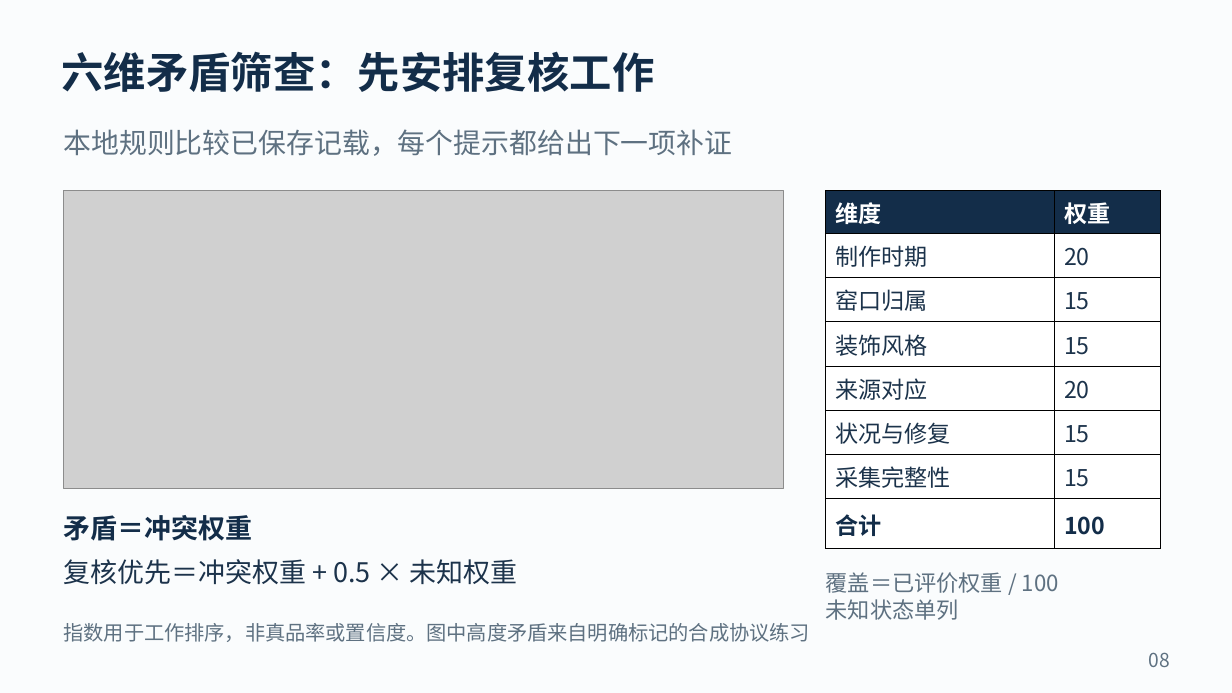
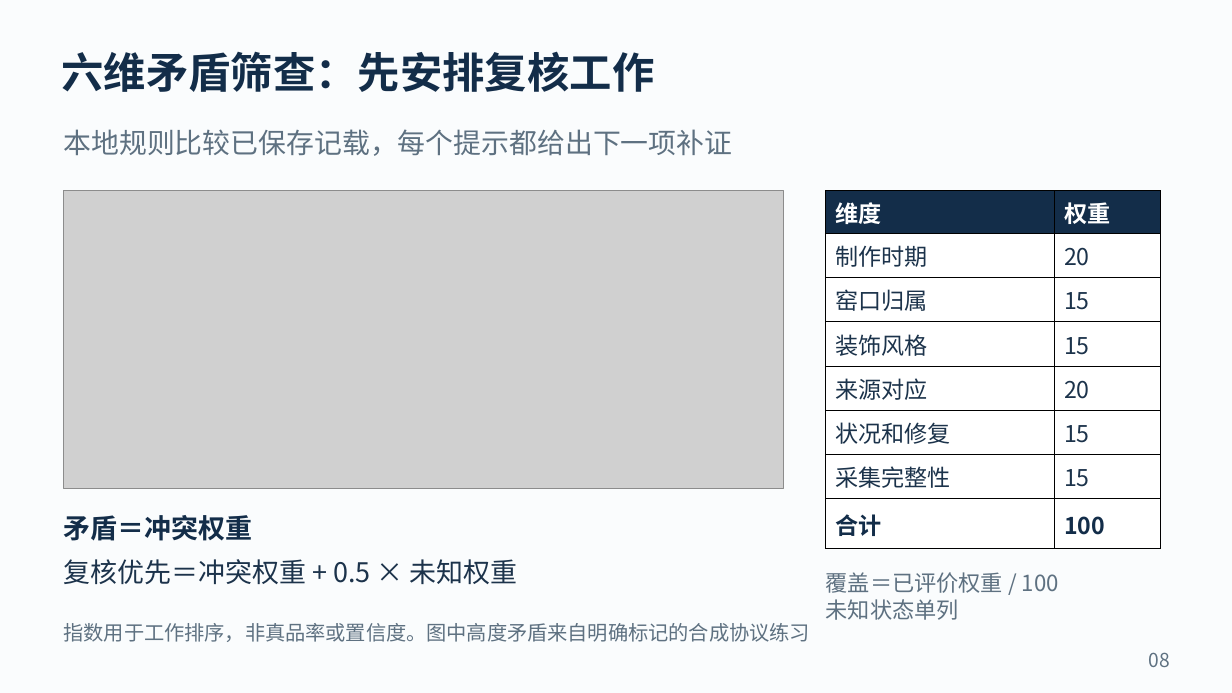
Before and after one commit to dingyucanada/cizheng-agent-skills, a slide deck: slide 8 of site/assets/cizheng-pitch-v07.pptx. Drawn at 1232x693 pixels with LibreOffice and Linux fonts; fonts in the diff are those of the drawing; grey boxes stand for pictures. Boxes give left, top, right and bottom in pixels: in the first picture for what was removed or moved away, otherwise in the second. Text is boxed around its words. In the diff, an @@ line names an element or a change of style, - is before the commit and + after.

```diff
--- a/site/assets/cizheng-pitch-v07.pptx
+++ b/site/assets/cizheng-pitch-v07.pptx
@@ table at (826, 190, 1162, 549) @@
-row 6, column 1: 状况与修复
+row 6, column 1: 状况和修复
```
Also in this commit, not shown: 11 other slides changed, 1 slide added, 26 other files.
